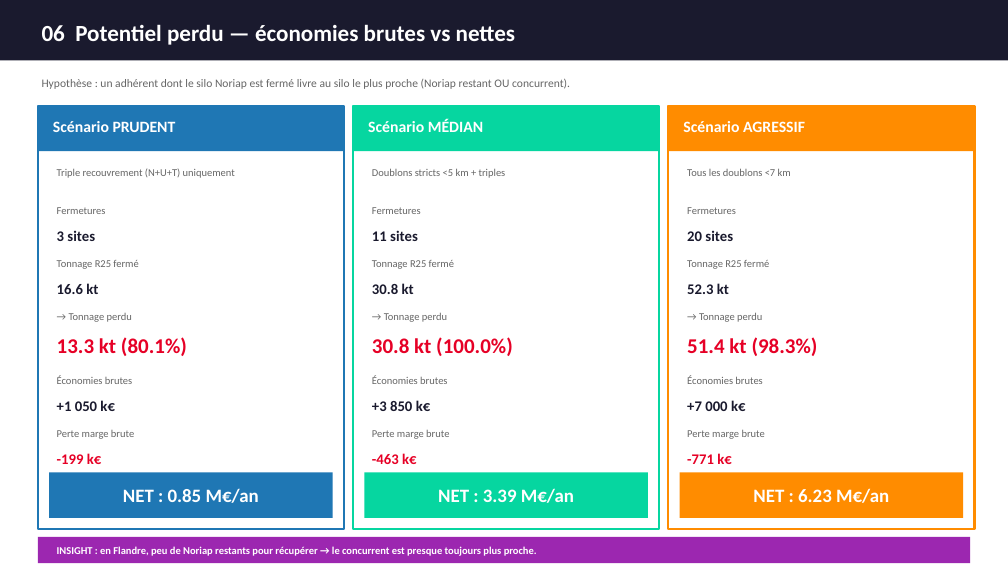
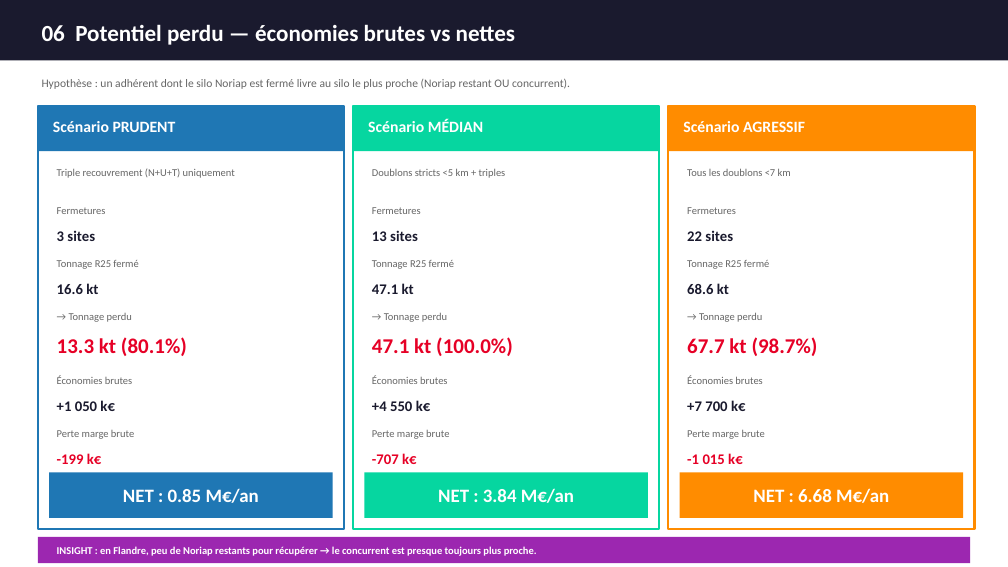
Before and after one commit to BOHG59/zone-flandres-carte, a slide deck: slide 12 of fusion_flandre_codir.pptx. Drawn at 1008x567 pixels with LibreOffice and Linux fonts; fonts in the diff are those of the drawing. Boxes give left, top, right and bottom in pixels: in the first picture for what was removed or moved away, otherwise in the second. Text is boxed around its words. In the diff, an @@ line names an element or a change of style, - is before the commit and + after.

Commit message:
Flandre etendue jusque Hardelot/Boulonnais (lng 1.50-3.05): 65 sites, 9.1 ME/an

```diff
--- a/fusion_flandre_codir.pptx
+++ b/fusion_flandre_codir.pptx
@@ text at <box>372,230,418,241</box>: text changed @@
-11 sites
+13 sites
@@ text at <box>687,230,733,241</box>: text changed @@
-20 sites
+22 sites
@@ text at <box>372,283,414,294</box>: text changed @@
-30.8 kt
+47.1 kt
@@ text at <box>687,283,729,294</box>: text changed @@
-52.3 kt
+68.6 kt
@@ text at <box>372,337,513,356</box>: text changed @@
-30.8 kt (100.0%)
+47.1 kt (100.0%)
@@ text at <box>687,337,818,356</box>: text changed @@
-51.4 kt (98.3%)
+67.7 kt (98.7%)
@@ text at <box>372,400,431,411</box>: text changed @@
-+3 850 k€
++4 550 k€
@@ text at <box>687,400,746,411</box>: text changed @@
-+7 000 k€
++7 700 k€
@@ text at <box>372,453,417,464</box>: text changed @@
--463 k€
+-707 k€
@@ text at <box>687,453,743,464</box>: text changed @@
--771 k€
+-1 015 k€
@@ text at <box>438,488,574,503</box>: text changed @@
-NET : 3.39 M€/an
+NET : 3.84 M€/an
@@ text at <box>753,488,889,503</box>: text changed @@
-NET : 6.23 M€/an
+NET : 6.68 M€/an
```
Also in this commit, not shown: 10 other slides changed, 3 other files.
